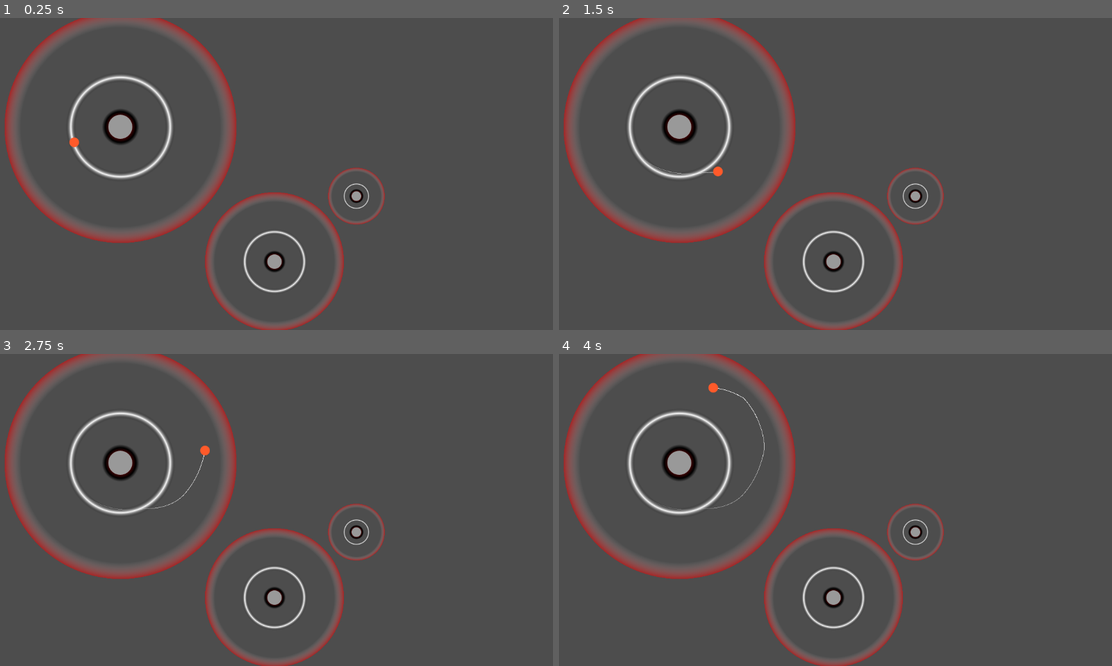
Above: before the commit, frames 1-4 (two rows, left to right).
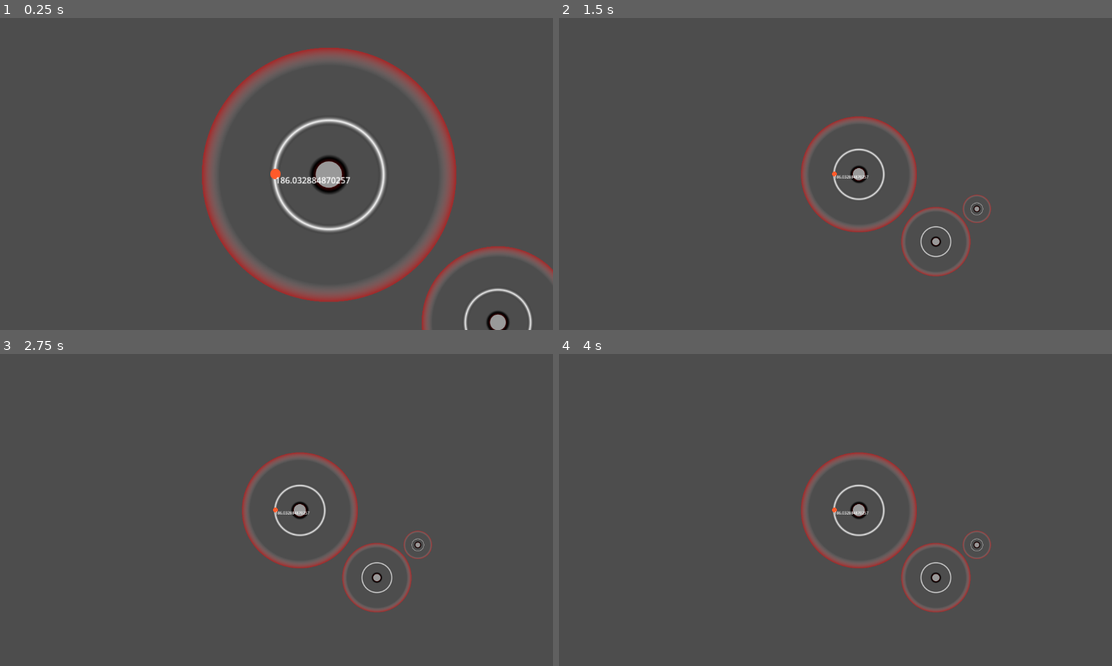
Above: after the commit, the same moments.

Repository: CrankGameDev/StuckInALoopGameJam
Game: Godot game, scene res://scene.tscn
Same seed, same stepped clock (60 frames per second), same inputs: the game is played once before the commit and once after it.
Inputs (mouse positions are in pixels of both pictures, inside the frame that each line leads up to):
- Up to frame 1 (0.25 s): no input
- Up to frame 2 (1.5 s): tap Enter (ui_accept) at 0.5, 0.77 s; move the mouse to (957, 158) at 0.52 s; press the mouse at (957, 158) at 0.53 s; hold Right (ui_right) 0.53-1.28 s; move the mouse to (724, 189) at 1.27 s; release the mouse at (724, 189) at 1.28 s; hold Down (ui_down) from 1.28 s (still down); click (724, 189) at 1.35 s
- Up to frame 3 (2.75 s): tap Enter (ui_accept) at 1.52, 2 s; move the mouse to (331, 441) at 2.02 s; release Down (ui_down) at 2.03 s; press the mouse at (331, 441) at 2.03 s; hold Right (ui_right) from 2.03 s (still down)
- Up to frame 4 (4 s): move the mouse to (807, 572) at 2.77 s; release Right (ui_right) at 2.78 s; release the mouse at (807, 572) at 2.78 s; hold Up (ui_up) 2.78-3.53 s; click (807, 572) at 2.85 s; tap Enter (ui_accept) at 3.02, 3.5, 3.77 s; move the mouse to (1001, 556) at 3.52 s; press the mouse at (1001, 556) at 3.53 s; hold Left (ui_left) from 3.53 s (still down)

The runs differ from the first frame. In frame 1, 17% of the frame differs, in the area x 0-100%, y 0-100%; in frame 2, 11%; in frame 3, 11%; in frame 4, 11%.
Error after the commit: Invalid access to property or key 'points' on a base object of type 'null instance'. (res://character_body_2d.gd:87)

Commit message:
camera (and gravity debug label)

Diff:
--- a/character_body_2d.gd
+++ b/character_body_2d.gd
@@ -7,6 +7,7 @@
 var x_vel : float = 0
 var y_vel : float = 0
 
+var DEBUG : float = 0
 
 func _ready() -> void:
 	set_motion_mode(CharacterBody2D.MOTION_MODE_FLOATING)
@@ -38,6 +39,7 @@
 			var d = size + (gravity*pull*size*5)
 			print(d-b)
 			var e = d-(b/pull)
+			DEBUG = e
 			if e < 0:
 				e = 0.1
 			velocity += c*Vector2(e,e) * delta
@@ -70,11 +72,22 @@
 	else:
 		y_vel = 0
 
-	var mouse = get_viewport().get_mouse_position()
-	var point = global_position.direction_to(mouse)
+	#var mouse = get_viewport().get_mouse_position()
+	#var size:Vector2 = DisplayServer.screen_get_size()/2
+	#var point = global_position.direction_to(mouse)
+	#print(get_local_mouse_position())
+
+	var point = get_local_mouse_position().normalized()
+
 	#print(point)
 	if Input.is_action_pressed("click"):
 		velocity += 50*point*delta
+		$LineThrust.points[1] = -point*20
+	else:
+		$LineThrust.points[1] = Vector2.ZERO
+
+	$LineVelocity.points[1] = velocity
+	#$LineThrust.points[1] = point*20
 
 	#velocity.x += x_vel
 	velocity += Vector2(x_vel,y_vel)
--- a/scene.gd
+++ b/scene.gd
@@ -1,5 +1,8 @@
 extends Node2D
 
+
+@export var curve: Curve
+var buf: float
 
 # Called when the node enters the scene tree for the first time.
 func _ready() -> void:
@@ -12,3 +15,18 @@
 	while $Line2D.get_point_count() > 1000:
 		#print($Line2D.get_point_count())
 		$Line2D.remove_point(0)
+	$Camera2D/Label.text = str($CharacterBody2D.DEBUG)
+
+
+func _process(delta: float) -> void:
+	$Camera2D.global_position = $CharacterBody2D.global_position
+	var zoomed = $CharacterBody2D.velocity.length()
+	zoomed = remap(zoomed,150,30,0.5,1.5)
+	#zoomed = clampf(zoomed,0.5,1.5)
+	zoomed = curve.sample(zoomed)
+	if buf != zoomed:
+		print(zoomed)
+	buf = zoomed
+
+	#zoomed = maxf(zoomed,1)
+	$Camera2D.zoom = Vector2(zoomed,zoomed)
--- a/scene.tscn
+++ b/scene.tscn
@@ -1,8 +1,14 @@
-[gd_scene load_steps=8 format=3 uid="uid://bg4f1c0nabtl5"]
+[gd_scene load_steps=9 format=3 uid="uid://bg4f1c0nabtl5"]
 
 [ext_resource type="Script" path="res://scene.gd" id="1_4y4tq"]
 [ext_resource type="PackedScene" uid="uid://oaieqr0t3vh5" path="res://planet.tscn" id="1_l6ocb"]
 [ext_resource type="Script" path="res://character_body_2d.gd" id="2_ywwuq"]
+
+[sub_resource type="Curve" id="Curve_n3dqp"]
+min_value = 0.5
+max_value = 1.5
+_data = [Vector2(0, 0.5), 0.0, 0.0, 0, 0, Vector2(1, 1.5), 0.0, 0.0, 0, 0]
+point_count = 2
 
 [sub_resource type="Gradient" id="Gradient_rbhqo"]
 colors = PackedColorArray(1, 1, 1, 0, 1, 1, 1, 1)
@@ -20,6 +26,7 @@
 
 [node name="Node2D" type="Node2D"]
 script = ExtResource("1_4y4tq")
+curve = SubResource("Curve_n3dqp")
 
 [node name="Line2D" type="Line2D" parent="."]
 width = 1.0
@@ -56,3 +63,9 @@
 
 [node name="CollisionShape2D" type="CollisionShape2D" parent="CharacterBody2D/Area2D"]
 shape = SubResource("CircleShape2D_ytg76")
+
+[node name="Camera2D" type="Camera2D" parent="."]
+
+[node name="Label" type="Label" parent="Camera2D"]
+offset_right = 40.0
+offset_bottom = 23.0
